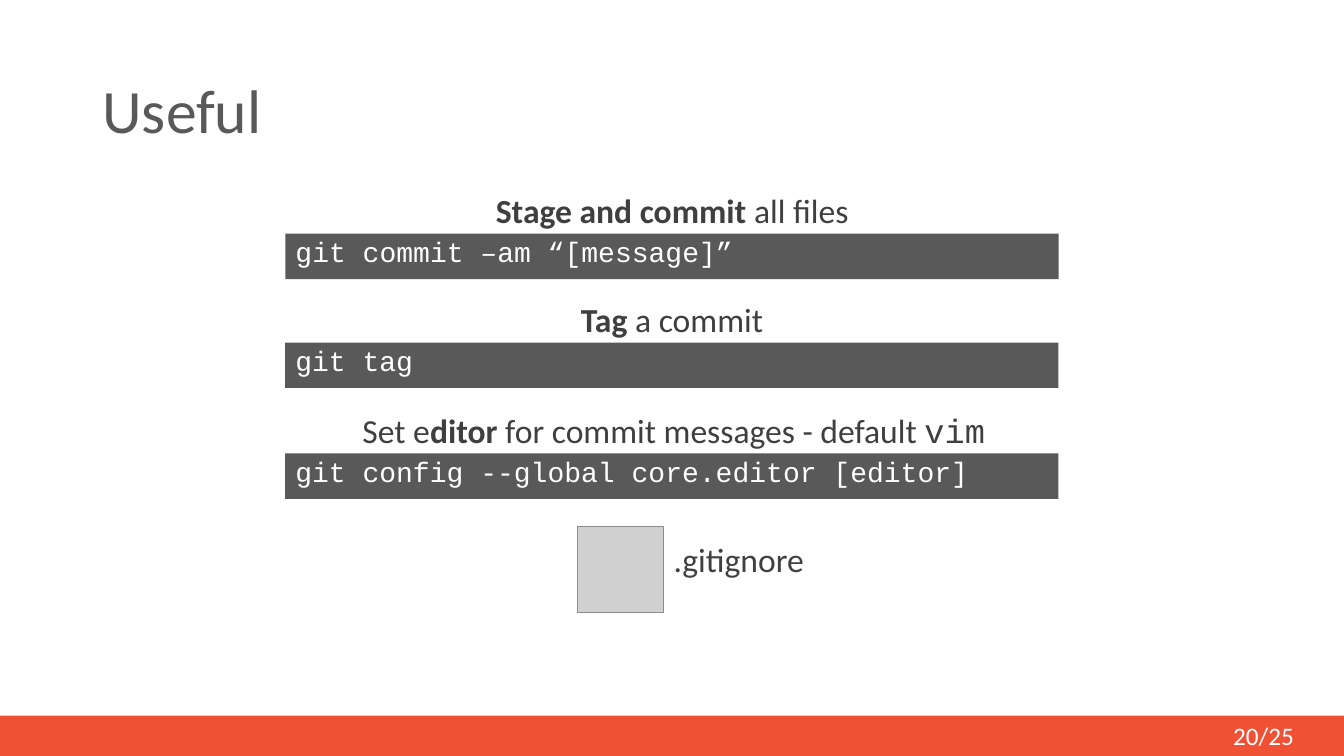
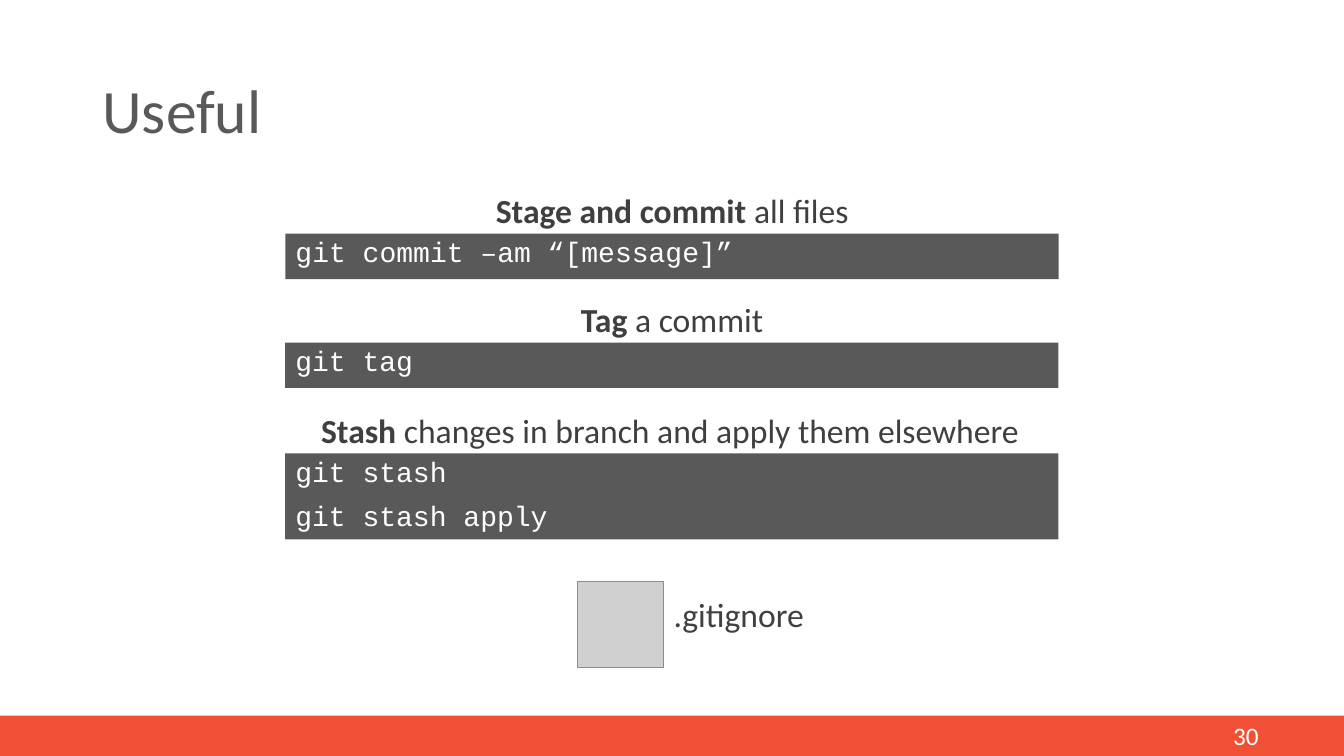
Before and after one commit to mi-erasmusmc/GitTutorial, a slide deck: slide 29 of Documentation/git-pp-presentation.pptx (slide 20 before the commit). Drawn at 1344x756 pixels with LibreOffice and Linux fonts; fonts in the diff are those of the drawing; grey boxes stand for pictures. Boxes give left, top, right and bottom in pixels: in the first picture for what was removed or moved away, otherwise in the second. Text is boxed around its words. In the diff, an @@ line names an element or a change of style, - is before the commit and + after.

```diff
--- a/Documentation/git-pp-presentation.pptx
+++ b/Documentation/git-pp-presentation.pptx
@@ text at box(321, 419, 1018, 449): text changed @@
-Set editor for commit messages - default vim
+Stash changes in branch and apply them elsewhere
@@ rectangle "git stash": place and size @@
-rectangle "git stash" at box(285, 454, 1059, 499)
+rectangle "git stash" at box(285, 454, 1059, 539)
@@ text in rectangle at box(295, 462, 547, 532): text changed @@
-git config --global core.editor [editor]
+git stash
+git stash apply
@@ picture: place and size @@
-picture at box(578, 527, 663, 613)
+picture at box(578, 582, 663, 667)
@@ text ".gitignore": place and size @@
-text ".gitignore" at box(674, 549, 804, 578)
+text ".gitignore" at box(674, 604, 804, 633)
@@ page number at box(1233, 728, 1259, 745): text changed @@
-20/25
+30
```
Also in this commit, not shown: 16 other slides changed, 10 slides added, 5 slides removed, 2 other files.
